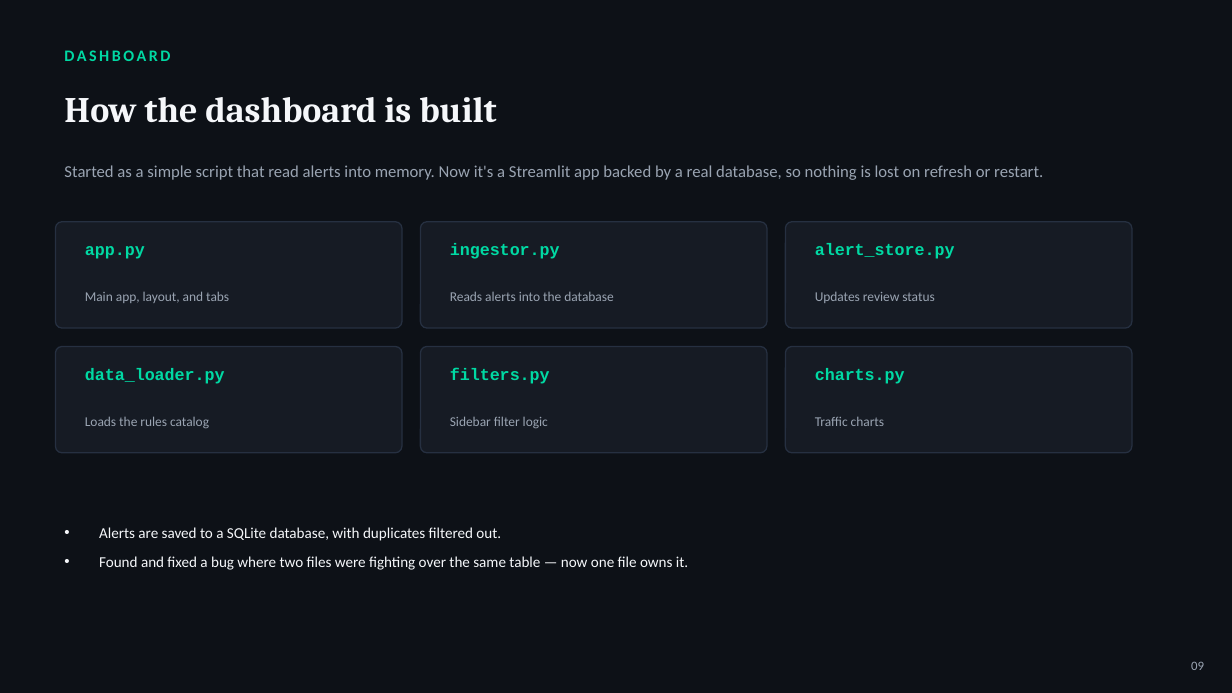
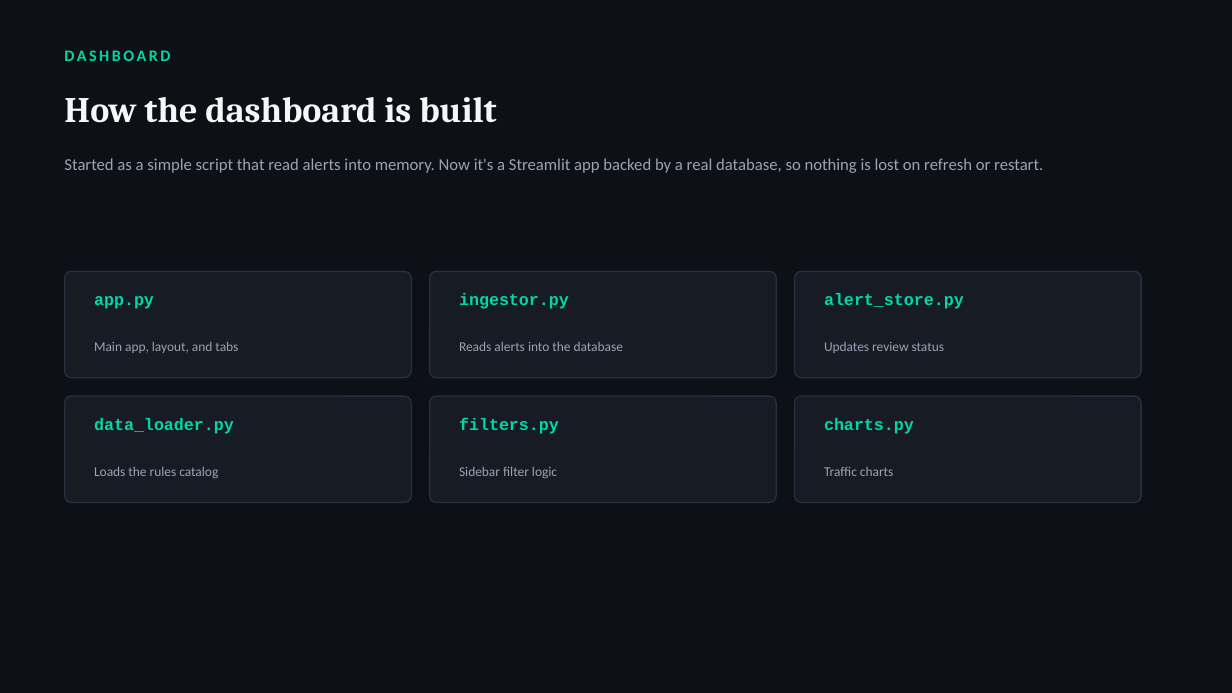
Before and after one commit to Sameeha135/suricata-ids-lab, a slide deck: slide 15 of 2026-08-24_to_2026-08-28_Documentation/Suricata_Project_Presentation.pptx (slide 9 before the commit). Drawn at 1232x693 pixels with LibreOffice and Linux fonts; fonts in the diff are those of the drawing. Boxes give left, top, right and bottom in pixels: in the first picture for what was removed or moved away, otherwise in the second. Text is boxed around its words. In the diff, an @@ line names an element or a change of style, - is before the commit and + after.

```diff
--- a/2026-08-24_to_2026-08-28_Documentation/Suricata_Project_Presentation.pptx
+++ b/2026-08-24_to_2026-08-28_Documentation/Suricata_Project_Presentation.pptx
@@ text "Started as a simple script ..." moved from (x1=64, y1=165, x2=1043, y2=180) to (x1=64, y1=158, x2=1043, y2=173) @@
@@ 12 texts, 6 rounded rectangles moved together from (x1=55, y1=222, x2=1132, y2=453) to (x1=65, y1=272, x2=1141, y2=503) @@
@@ text removed at (x1=99, y1=527, x2=688, y2=570) @@
-• Alerts are saved to a SQLite database, with duplicates filtered out.
-• Found and fixed a bug where two files were fighting over the same table — now one file owns it.
@@ text removed at (x1=1191, y1=662, x2=1204, y2=670) @@
-09
```
Also in this commit, not shown: 8 other slides changed, 20 slides added, 1 slide removed, 3 other files.
